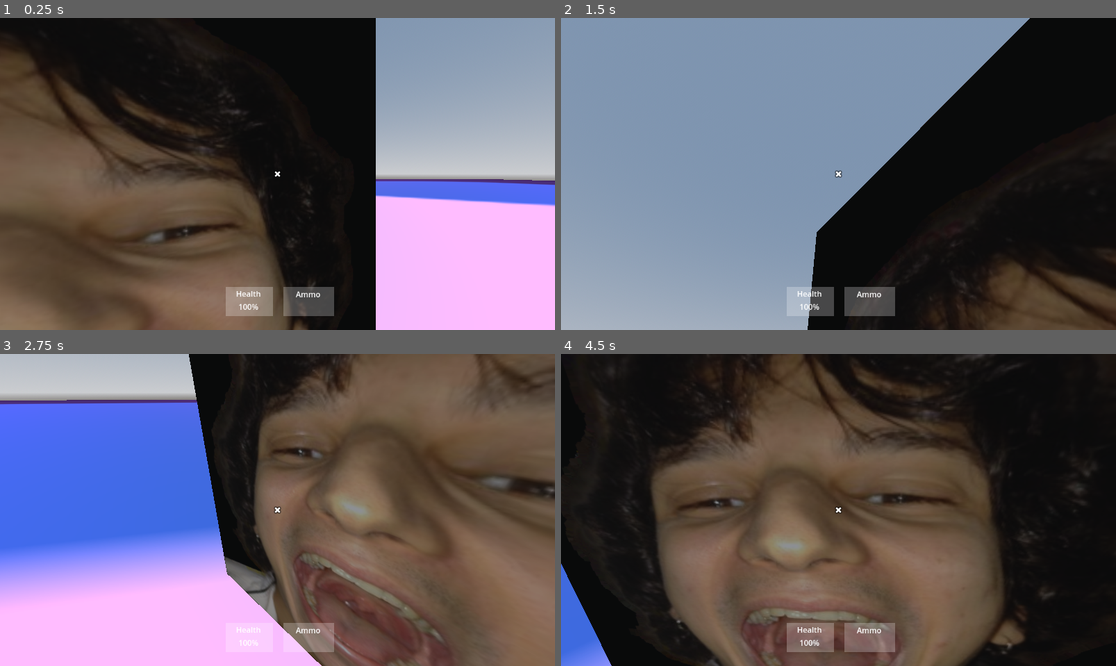
Above: before the commit, frames 1-4 (two rows, left to right).
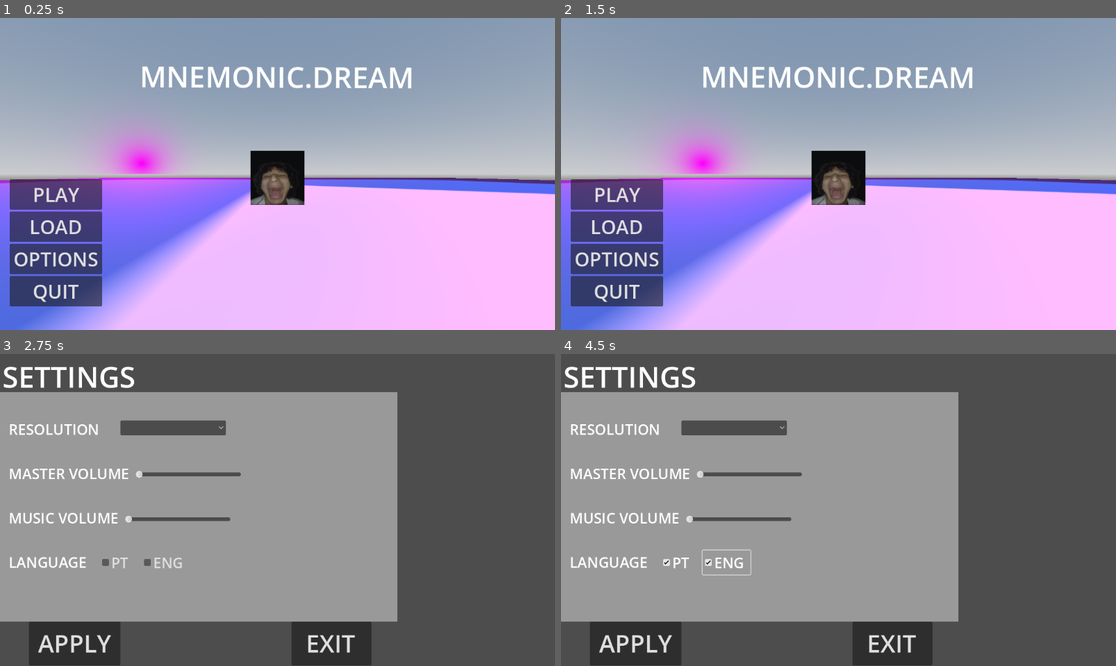
Above: after the commit, the same moments.

Repository: felipepreuss/mnemonic.dream
Game: Godot game, scene res://Scenes/main_menu.tscn
The game is run twice, just before and just after one commit, with the same random seed, the same clock (stepped at 60 frames per second) and the same inputs. Before the commit the project starts from res://Scenes/level.tscn. The engine's default icon, where the game draws it, is replaced by a stand-in: a white triangle on a blue panel in a dark square.
Inputs (mouse positions are in pixels of both pictures, inside the frame that each line leads up to):
- Up to frame 1 (0.25 s): no input
- Up to frame 2 (1.5 s): click (616, 227) at 0.5 s, where only the run after the commit has a clickable "LOAD"; click (583, 33) at 1.27 s
- Up to frame 3 (2.75 s): click (55, 594) at 2 s, where only the run after the commit has a clickable "OPTIONS"
- Up to frame 4 (4.5 s): click (733, 428) at 2.77 s; click (677, 563) at 3.5 s, where only the run after the commit has a clickable "PT"; click (727, 563) at 4.25 s, where only the run after the commit has a clickable "ENG"

The runs differ from the first frame. In frame 1, 68% of the frame differs, in the area x 0-100%, y 0-100%; in frame 2, 80%; in frame 3, 93%; in frame 4, 97%.

Commit message:
telas
todas as telas do gdd, game over, level complete, load, pause, main menu

Diff:
--- /dev/null
+++ b/Scenes/game_over.tscn
@@ -0,0 +1,52 @@
+[gd_scene load_steps=2 format=3 uid="uid://dx6d6j2hvg1t5"]
+
+[ext_resource type="Script" uid="uid://b6kbv8xcd2q23" path="res://Script/game_over.gd" id="1_ojehl"]
+
+[node name="game_over" type="Control"]
+layout_mode = 3
+anchors_preset = 15
+anchor_right = 1.0
+anchor_bottom = 1.0
+grow_horizontal = 2
+grow_vertical = 2
+script = ExtResource("1_ojehl")
+
+[node name="Label" type="Label" parent="."]
+layout_mode = 1
+anchors_preset = -1
+anchor_left = 0.253906
+anchor_right = 0.745226
+anchor_bottom = 0.21142
+offset_left = 7.5
+offset_top = 50.0
+offset_right = 15.5
+offset_bottom = 50.0
+grow_horizontal = 2
+theme_override_font_sizes/font_size = 100
+text = "GAME OVER"
+metadata/_edit_use_anchors_ = true
+
+[node name="VBoxContainer" type="VBoxContainer" parent="."]
+layout_mode = 1
+anchors_preset = -1
+anchor_left = 0.355903
+anchor_top = 0.705247
+anchor_right = 0.651042
+anchor_bottom = 1.0
+offset_bottom = -1.0
+grow_horizontal = 2
+grow_vertical = 2
+metadata/_edit_use_anchors_ = true
+
+[node name="load_button" type="Button" parent="VBoxContainer"]
+layout_mode = 2
+theme_override_font_sizes/font_size = 50
+text = "LOAD"
+
+[node name="quit_button" type="Button" parent="VBoxContainer"]
+layout_mode = 2
+theme_override_font_sizes/font_size = 50
+text = "QUIT"
+
+[connection signal="pressed" from="VBoxContainer/load_button" to="." method="_on_load_button_pressed"]
+[connection signal="pressed" from="VBoxContainer/quit_button" to="." method="_on_quit_button_pressed"]
--- a/Scenes/level.tscn
+++ b/Scenes/level.tscn
@@ -1,19 +1,20 @@
-[gd_scene load_steps=8 format=3 uid="uid://dcj0cgtntcnla"]
+[gd_scene load_steps=9 format=3 uid="uid://dcj0cgtntcnla"]
 
 [ext_resource type="Texture2D" uid="uid://nwqncmry4ug2" path="res://Assets/icon.svg" id="1_k5f4k"]
 [ext_resource type="PackedScene" uid="uid://c0q52hnxwbxdo" path="res://Scenes/player.tscn" id="2_6phgx"]
 [ext_resource type="PackedScene" uid="uid://ben12aetap0mp" path="res://Scenes/enemy.tscn" id="3_6phgx"]
+[ext_resource type="PackedScene" uid="uid://ddytulff8t04j" path="res://Scenes/pause.tscn" id="4_81xng"]
 
 [sub_resource type="ProceduralSkyMaterial" id="ProceduralSkyMaterial_u52ul"]
 sky_horizon_color = Color(0.662243, 0.671743, 0.686743, 1)
 ground_horizon_color = Color(0.662243, 0.671743, 0.686743, 1)
 
-[sub_resource type="Sky" id="Sky_vonw3"]
+[sub_resource type="Sky" id="Sky_6phgx"]
 sky_material = SubResource("ProceduralSkyMaterial_u52ul")
 
 [sub_resource type="Environment" id="Environment_oi3di"]
 background_mode = 2
-sky = SubResource("Sky_vonw3")
+sky = SubResource("Sky_6phgx")
 tonemap_mode = 2
 
 [sub_resource type="StandardMaterial3D" id="StandardMaterial3D_vonw3"]
@@ -39,3 +40,5 @@
 
 [node name="Enemy" parent="." node_paths=PackedStringArray("player") instance=ExtResource("3_6phgx")]
 player = NodePath("../player")
+
+[node name="Pause" parent="." instance=ExtResource("4_81xng")]
--- /dev/null
+++ b/Scenes/level_complete.tscn
@@ -0,0 +1,69 @@
+[gd_scene format=3 uid="uid://cdp1m1v6b855b"]
+
+[node name="level_complete" type="Control"]
+layout_mode = 3
+anchors_preset = 15
+anchor_right = 1.0
+anchor_bottom = 1.0
+grow_horizontal = 2
+grow_vertical = 2
+
+[node name="Label" type="Label" parent="."]
+layout_mode = 1
+anchors_preset = -1
+anchor_right = 1.0
+anchor_bottom = 0.316358
+grow_horizontal = 2
+theme_override_font_sizes/font_size = 70
+text = "LEVEL 1
+DONE."
+horizontal_alignment = 1
+metadata/_edit_use_anchors_ = true
+
+[node name="VBoxContainer" type="VBoxContainer" parent="."]
+layout_mode = 1
+anchors_preset = -1
+anchor_left = 0.260417
+anchor_top = 0.345679
+anchor_right = 0.520833
+anchor_bottom = 0.654321
+offset_bottom = -3.05176e-05
+grow_vertical = 2
+metadata/_edit_use_anchors_ = true
+
+[node name="score" type="Label" parent="VBoxContainer"]
+layout_mode = 2
+theme_override_font_sizes/font_size = 50
+text = "SCORE: 0000"
+
+[node name="time" type="Label" parent="VBoxContainer"]
+layout_mode = 2
+theme_override_font_sizes/font_size = 50
+text = "TIME: 00:00"
+
+[node name="kills" type="Label" parent="VBoxContainer"]
+layout_mode = 2
+theme_override_font_sizes/font_size = 50
+text = "KILLS: 0000"
+
+[node name="HBoxContainer" type="HBoxContainer" parent="."]
+layout_mode = 1
+anchors_preset = -1
+anchor_left = 0.271701
+anchor_top = 0.902778
+anchor_right = 0.890625
+anchor_bottom = 1.0
+grow_horizontal = 2
+grow_vertical = 0
+theme_override_constants/separation = 500
+metadata/_edit_use_anchors_ = true
+
+[node name="next_button" type="Button" parent="HBoxContainer"]
+layout_mode = 2
+theme_override_font_sizes/font_size = 60
+text = "NEXT"
+
+[node name="save_button" type="Button" parent="HBoxContainer"]
+layout_mode = 2
+theme_override_font_sizes/font_size = 60
+text = "SAVE"
--- /dev/null
+++ b/Scenes/load_menu.tscn
@@ -0,0 +1,70 @@
+[gd_scene load_steps=3 format=3 uid="uid://dm30l2vm5nu0u"]
+
+[ext_resource type="Script" uid="uid://cj4qkw264ojkv" path="res://Script/load_menu.gd" id="1_h2gvq"]
+[ext_resource type="Texture2D" uid="uid://bil1m6vb7odnd" path="res://Assets/back_arrow.png" id="2_ia5h8"]
+
+[node name="load_menu" type="Control"]
+layout_mode = 3
+anchors_preset = 15
+anchor_right = 1.0
+anchor_bottom = 1.0
+grow_horizontal = 2
+grow_vertical = 2
+script = ExtResource("1_h2gvq")
+
+[node name="ColorRect" type="ColorRect" parent="."]
+layout_mode = 0
+offset_left = -85.0
+offset_top = -178.0
+offset_right = 1236.0
+offset_bottom = 692.0
+
+[node name="Label" type="Label" parent="."]
+layout_mode = 1
+anchors_preset = -1
+anchor_left = 0.5
+anchor_top = 0.018
+anchor_right = 0.500434
+anchor_bottom = 0.018
+offset_left = -286.0
+offset_top = -11.664
+offset_right = 283.5
+offset_bottom = 73.336
+grow_horizontal = 2
+pivot_offset = Vector2(285, 50)
+theme_override_colors/font_color = Color(0, 0, 0, 1)
+theme_override_font_sizes/font_size = 40
+text = "Load"
+horizontal_alignment = 1
+vertical_alignment = 1
+
+[node name="VBoxContainer" type="VBoxContainer" parent="."]
+layout_mode = 1
+anchors_preset = 8
+anchor_left = 0.5
+anchor_top = 0.5
+anchor_right = 0.5
+anchor_bottom = 0.5
+offset_left = -20.0
+offset_top = -20.0
+offset_right = 20.0
+offset_bottom = 20.0
+grow_horizontal = 2
+grow_vertical = 2
+
+[node name="Label" type="Label" parent="VBoxContainer"]
+layout_mode = 2
+theme_override_colors/font_color = Color(0, 0, 0, 1)
+text = "asrgershgrshtrhrst"
+
+[node name="Label2" type="Label" parent="VBoxContainer"]
+layout_mode = 2
+
+[node name="TextureButton" type="TextureButton" parent="."]
+layout_mode = 0
+offset_left = 12.0
+offset_right = 69.0
+offset_bottom = 69.0
+texture_normal = ExtResource("2_ia5h8")
+
+[connection signal="pressed" from="TextureButton" to="." method="_on_texture_button_pressed"]
--- /dev/null
+++ b/Scenes/main_menu.tscn
@@ -0,0 +1,170 @@
+[gd_scene load_steps=13 format=3 uid="uid://dmltaik44kl74"]
+
+[ext_resource type="Script" uid="uid://bn1uapfuhbbk4" path="res://Script/main_menu.gd" id="1_28flt"]
+[ext_resource type="Texture2D" uid="uid://nwqncmry4ug2" path="res://Assets/icon.svg" id="2_48xlc"]
+[ext_resource type="Texture2D" uid="uid://cyvkpf5i46apr" path="res://Assets/fabbri2.png" id="3_1ehe0"]
+
+[sub_resource type="ProceduralSkyMaterial" id="ProceduralSkyMaterial_1ehe0"]
+sky_horizon_color = Color(0.662243, 0.671743, 0.686743, 1)
+ground_horizon_color = Color(0.662243, 0.671743, 0.686743, 1)
+
+[sub_resource type="Sky" id="Sky_vonw3"]
+sky_material = SubResource("ProceduralSkyMaterial_1ehe0")
+
+[sub_resource type="Environment" id="Environment_ce3w2"]
+background_mode = 2
+sky = SubResource("Sky_vonw3")
+tonemap_mode = 2
+
+[sub_resource type="StandardMaterial3D" id="StandardMaterial3D_n45e2"]
+albedo_texture = ExtResource("2_48xlc")
+
+[sub_resource type="StandardMaterial3D" id="StandardMaterial3D_ce3w2"]
+albedo_texture = ExtResource("3_1ehe0")
+
+[sub_resource type="QuadMesh" id="QuadMesh_n45e2"]
+size = Vector2(2, 2)
+
+[sub_resource type="Animation" id="Animation_28flt"]
+length = 0.001
+tracks/0/type = "value"
+tracks/0/imported = false
+tracks/0/enabled = true
+tracks/0/path = NodePath(".:rotation")
+tracks/0/interp = 1
+tracks/0/loop_wrap = true
+tracks/0/keys = {
+"times": PackedFloat32Array(0),
+"transitions": PackedFloat32Array(1),
+"update": 0,
+"values": [0.0]
+}
+
+[sub_resource type="Animation" id="Animation_erv1k"]
+resource_name = "ROTATE"
+length = 9.0
+tracks/0/type = "value"
+tracks/0/imported = false
+tracks/0/enabled = true
+tracks/0/path = NodePath(".:rotation")
+tracks/0/interp = 1
+tracks/0/loop_wrap = true
+tracks/0/keys = {
+"times": PackedFloat32Array(0, 3, 6, 9),
+"transitions": PackedFloat32Array(1, 1, 1, 1),
+"update": 0,
+"values": [0.0, 0.0523599, -0.0523599, 0.0]
+}
+
+[sub_resource type="AnimationLibrary" id="AnimationLibrary_48xlc"]
+_data = {
+&"RESET": SubResource("Animation_28flt"),
+&"ROTATE": SubResource("Animation_erv1k")
+}
+
+[node name="main_menu" type="Control"]
+layout_mode = 3
+anchors_preset = 15
+anchor_right = 1.0
+anchor_bottom = 1.0
+grow_horizontal = 2
+grow_vertical = 2
+script = ExtResource("1_28flt")
+
+[node name="SubViewportContainer" type="SubViewportContainer" parent="."]
+layout_mode = 1
+anchors_preset = 8
+anchor_left = 0.5
+anchor_top = 0.5
+anchor_right = 0.5
+anchor_bottom = 0.5
+offset_left = -576.0
+offset_top = -324.0
+offset_right = 576.0
+offset_bottom = 324.0
+grow_horizontal = 2
+grow_vertical = 2
+
+[node name="SubViewport" type="SubViewport" parent="SubViewportContainer"]
+handle_input_locally = false
+size = Vector2i(1152, 648)
+render_target_update_mode = 4
+
+[node name="DirectionalLight3D" type="DirectionalLight3D" parent="SubViewportContainer/SubViewport"]
+transform = Transform3D(-0.831954, 0.024202, -0.554316, 0, 0.999048, 0.0436194, 0.554844, 0.0362893, -0.831162, 0, 0, 0)
+light_color = Color(1, 0, 1, 1)
+shadow_enabled = true
+directional_shadow_max_distance = 1.0
+
+[node name="WorldEnvironment" type="WorldEnvironment" parent="SubViewportContainer/SubViewport"]
+environment = SubResource("Environment_ce3w2")
+
+[node name="CSGBox3D" type="CSGBox3D" parent="SubViewportContainer/SubViewport"]
+material_override = SubResource("StandardMaterial3D_n45e2")
+use_collision = true
+size = Vector3(100, 1, 100)
+
+[node name="Camera3D" type="Camera3D" parent="SubViewportContainer/SubViewport"]
+transform = Transform3D(1, 0, 0, 0, 1, 0, 0, 0, 1, 0.00565481, 1.6483, 7.54959)
+
+[node name="fambri_preview" type="MeshInstance3D" parent="SubViewportContainer/SubViewport"]
+transform = Transform3D(1, 0, 0, 0, 1, 0, 0, 0, 1, 0, 1.50827, 0)
+material_override = SubResource("StandardMaterial3D_ce3w2")
+mesh = SubResource("QuadMesh_n45e2")
+
+[node name="Label" type="Label" parent="."]
+layout_mode = 1
+anchors_preset = -1
+anchor_left = 0.5
+anchor_top = 0.018
+anchor_right = 0.500434
+anchor_bottom = 0.018
+offset_left = -286.0
+offset_top = 68.336
+offset_right = 283.5
+offset_bottom = 153.336
+grow_horizontal = 2
+pivot_offset = Vector2(285, 50)
+theme_override_font_sizes/font_size = 60
+text = "MNEMONIC.DREAM"
+
+[node name="AnimationPlayer" type="AnimationPlayer" parent="Label"]
+libraries = {
+&"": SubResource("AnimationLibrary_48xlc")
+}
+autoplay = "ROTATE"
+
+[node name="VBoxContainer" type="VBoxContainer" parent="."]
+layout_mode = 1
+anchors_preset = 2
+anchor_top = 1.0
+anchor_bottom = 1.0
+offset_left = 20.0
+offset_top = -313.0
+offset_right = 212.0
+grow_vertical = 0
+
+[node name="play_button" type="Button" parent="VBoxContainer"]
+layout_mode = 2
+theme_override_font_sizes/font_size = 40
+text = "PLAY"
+
+[node name="load_button" type="Button" parent="VBoxContainer"]
+layout_mode = 2
+theme_override_font_sizes/font_size = 40
+text = "LOAD"
+
+[node name="settings_button" type="Button" parent="VBoxContainer"]
+layout_mode = 2
+theme_override_font_sizes/font_size = 40
+text = "OPTIONS"
+
+[node name="quit_button" type="Button" parent="VBoxContainer"]
+layout_mode = 2
+theme_override_font_sizes/font_size = 40
+text = "QUIT"
+
+[connection signal="pressed" from="VBoxContainer/play_button" to="." method="_on_play_button_pressed"]
+[connection signal="pressed" from="VBoxContainer/load_button" to="." method="_on_load_button_pressed"]
+[connection signal="pressed" from="VBoxContainer/settings_button" to="." method="_on_settings_button_pressed"]
+[connection signal="pressed" from="VBoxContainer/quit_button" to="." method="_on_quit_button_pressed"]
--- /dev/null
+++ b/Scenes/pause.tscn
@@ -0,0 +1,53 @@
+[gd_scene load_steps=2 format=3 uid="uid://ddytulff8t04j"]
+
+[ext_resource type="Script" uid="uid://dt3m5wtv36ndv" path="res://Script/pause.gd" id="1_o80xk"]
+
+[node name="Pause" type="CanvasLayer"]
+process_mode = 3
+script = ExtResource("1_o80xk")
+
+[node name="ColorRect" type="ColorRect" parent="."]
+anchors_preset = -1
+anchor_left = 0.369792
+anchor_top = 0.191358
+anchor_right = 0.630208
+anchor_bottom = 0.808642
+grow_horizontal = 2
+grow_vertical = 2
+size_flags_horizontal = 4
+size_flags_vertical = 4
+color = Color(1, 1, 1, 0.129412)
+metadata/_edit_use_anchors_ = true
+
+[node name="VBoxContainer" type="VBoxContainer" parent="ColorRect"]
+layout_mode = 1
+anchors_preset = -1
+anchor_left = 0.433333
+anchor_top = 0.45
+anchor_right = 0.566667
+anchor_bottom = 0.55
+grow_horizontal = 2
+grow_vertical = 2
+metadata/_edit_use_anchors_ = true
+
+[node name="Resume" type="Button" parent="ColorRect/VBoxContainer"]
+layout_mode = 2
+theme_override_font_sizes/font_size = 20
+text = "Resume"
+alignment = 0
+
+[node name="Options" type="Button" parent="ColorRect/VBoxContainer"]
+layout_mode = 2
+theme_override_font_sizes/font_size = 20
+text = "Options"
+alignment = 0
+
+[node name="Quit" type="Button" parent="ColorRect/VBoxContainer"]
+layout_mode = 2
+theme_override_font_sizes/font_size = 20
+text = "Quit"
+alignment = 0
+
+[connection signal="pressed" from="ColorRect/VBoxContainer/Resume" to="." method="_on_resume_pressed"]
+[connection signal="pressed" from="ColorRect/VBoxContainer/Options" to="." method="_on_options_pressed"]
+[connection signal="pressed" from="ColorRect/VBoxContainer/Quit" to="." method="_on_quit_pressed"]
--- /dev/null
+++ b/Scenes/settings_menu.tscn
@@ -0,0 +1,162 @@
+[gd_scene load_steps=2 format=3 uid="uid://b774b8iatemmd"]
+
+[ext_resource type="Script" uid="uid://dqj2mtgbxymb1" path="res://Script/settings_menu.gd" id="1_icv2g"]
+
+[node name="settings_menu" type="Control"]
+layout_mode = 3
+anchors_preset = 15
+anchor_right = 1.0
+anchor_bottom = 1.0
+grow_horizontal = 2
+grow_vertical = 2
+script = ExtResource("1_icv2g")
+
+[node name="Label" type="Label" parent="."]
+layout_mode = 1
+offset_left = 5.0
+offset_top = 5.0
+offset_right = 281.0
+offset_bottom = 88.0
+theme_override_font_sizes/font_size = 60
+text = "SETTINGS"
+
+[node name="ColorRect" type="ColorRect" parent="."]
+layout_mode = 1
+anchors_preset = 10
+anchor_right = 1.0
+offset_top = 79.0
+offset_right = -327.0
+offset_bottom = 556.0
+grow_horizontal = 2
+color = Color(1, 1, 1, 0.427451)
+
+[node name="VBoxContainer" type="VBoxContainer" parent="ColorRect"]
+layout_mode = 1
+anchors_preset = -1
+anchor_left = 0.270833
+anchor_top = 0.0617284
+anchor_right = 1.24902
+anchor_bottom = 1.03742
+offset_left = -205.438
+offset_top = -29.6296
+offset_right = -205.438
+offset_bottom = -19.963
+grow_horizontal = 2
+grow_vertical = 2
+theme_override_constants/separation = 50
+alignment = 1
+metadata/_edit_use_anchors_ = true
+
+[node name="resolution" type="Label" parent="ColorRect/VBoxContainer"]
+layout_mode = 2
+theme_override_font_sizes/font_size = 30
+text = "RESOLUTION"
+
+[node name="OptionButton" type="OptionButton" parent="ColorRect/VBoxContainer/resolution"]
+layout_mode = 1
+anchors_preset = 5
+anchor_left = 0.5
+anchor_right = 0.5
+offset_left = -172.0
+offset_top = 3.0
+offset_right = 47.0
+offset_bottom = 34.0
+grow_horizontal = 2
+item_count = 3
+popup/item_0/text = "1152x648"
+popup/item_0/id = 0
+popup/item_1/text = "800x600"
+popup/item_1/id = 1
+popup/item_2/text = "640x480"
+popup/item_2/id = 2
+
+[node name="master_volume" type="Label" parent="ColorRect/VBoxContainer"]
+layout_mode = 2
+theme_override_font_sizes/font_size = 30
+text = "MASTER VOLUME"
+
+[node name="HSlider" type="HSlider" parent="ColorRect/VBoxContainer/master_volume"]
+layout_mode = 1
+anchors_preset = -1
+anchor_left = 0.326114
+anchor_top = 0.25
+anchor_right = 0.597945
+anchor_bottom = 0.821429
+offset_right = 3.05176e-05
+grow_horizontal = 2
+grow_vertical = 2
+step = 0.5
+metadata/_edit_use_anchors_ = true
+
+[node name="music_volume" type="Label" parent="ColorRect/VBoxContainer"]
+layout_mode = 2
+theme_override_font_sizes/font_size = 30
+text = "MUSIC VOLUME"
+
+[node name="HSlider" type="HSlider" parent="ColorRect/VBoxContainer/music_volume"]
+layout_mode = 1
+anchors_preset = -1
+anchor_left = 0.298664
+anchor_top = 0.285714
+anchor_right = 0.570495
+anchor_bottom = 0.857143
+offset_right = 3.05176e-05
+metadata/_edit_use_anchors_ = true
+
+[node name="language" type="Label" parent="ColorRect/VBoxContainer"]
+layout_mode = 2
+theme_override_font_sizes/font_size = 30
+text = "LANGUAGE
+"
+
+[node name="pt_check" type="CheckBox" parent="ColorRect/VBoxContainer/language"]
+layout_mode = 1
+anchors_preset = -1
+anchor_left = 0.233607
+anchor_top = -0.0344828
+anchor_right = 0.319672
+anchor_bottom = 0.54023
+theme_override_font_sizes/font_size = 30
+text = "PT"
+metadata/_edit_use_anchors_ = true
+
+[node name="eng_check" type="CheckBox" parent="ColorRect/VBoxContainer/language"]
+layout_mode = 1
+anchors_preset = -1
+anchor_left = 0.34153
+anchor_top = -0.0344828
+anchor_right = 0.464481
+anchor_bottom = 0.54023
+offset_left = 1.52588e-05
+offset_right = -1.52588e-05
+theme_override_font_sizes/font_size = 30
+text = "ENG"
+metadata/_edit_use_anchors_ = true
+
+[node name="apply_button" type="Button" parent="."]
+layout_mode = 1
+anchors_preset = -1
+anchor_left = 0.0520833
+anchor_top = 0.858025
+anchor_right = 0.217014
+anchor_bottom = 0.998457
+grow_vertical = 0
+theme_override_font_sizes/font_size = 50
+text = "APPLY"
+metadata/_edit_use_anchors_ = true
+
+[node name="exit_button" type="Button" parent="."]
+layout_mode = 1
+anchors_preset = -1
+anchor_left = 0.525174
+anchor_top = 0.858025
+anchor_right = 0.669271
+anchor_bottom = 0.998457
+grow_horizontal = 0
+grow_vertical = 0
+theme_override_font_sizes/font_size = 50
+text = "EXIT"
+metadata/_edit_use_anchors_ = true
+
+[connection signal="pressed" from="apply_button" to="." method="_on_apply_button_pressed"]
+[connection signal="pressed" from="exit_button" to="." method="_on_exit_button_pressed"]
--- /dev/null
+++ b/Script/game_over.gd
@@ -0,0 +1,9 @@
+extends Control
+
+
+func _on_load_button_pressed() -> void:
+	get_tree().change_scene_to_file("res://Scenes/load_menu.tscn")
+
+
+func _on_quit_button_pressed() -> void:
+	get_tree().change_scene_to_file("res://Scenes/main_menu.tscn")
--- /dev/null
+++ b/Script/load_menu.gd
@@ -0,0 +1,9 @@
+extends Control
+
+func _physics_process(delta: float) -> void:
+	if Input.is_action_just_pressed("Esc"):
+		get_tree().change_scene_to_file("res://Scenes/main_menu.tscn")
+
+
+func _on_texture_button_pressed() -> void:
+	get_tree().change_scene_to_file("res://Scenes/main_menu.tscn")
--- /dev/null
+++ b/Script/main_menu.gd
@@ -0,0 +1,16 @@
+extends Control
+
+func _on_play_button_pressed() -> void:
+	get_tree().change_scene_to_file("res://Scenes/level.tscn")
+
+
+func _on_load_button_pressed() -> void:
+	get_tree().change_scene_to_file("res://Scenes/load_menu.tscn")
+
+
+func _on_settings_button_pressed() -> void:
+	get_tree().change_scene_to_file("res://Scenes/settings_menu.tscn")
+
+
+func _on_quit_button_pressed() -> void:
+	get_tree().quit()
--- /dev/null
+++ b/Script/pause.gd
@@ -0,0 +1,26 @@
+extends CanvasLayer
+
+func _ready():
+	visible = false
+func _process(_delta):
+	if Input.is_action_just_pressed("Esc") && !visible:
+		visible = true
+		get_tree().paused = true
+
+	elif Input.is_action_just_pressed("Esc") && visible:
+		visible = false
+		get_tree().paused = false
+	if visible:
+		Input.set_mouse_mode(Input.MOUSE_MODE_VISIBLE)
+	else:
+		Input.set_mouse_mode(Input.MOUSE_MODE_CAPTURED)
+func _on_resume_pressed():
+	get_tree().paused = false
+	visible = false
+
+func _on_options_pressed():
+	pass
+
+func _on_quit_pressed():
+	get_tree().paused = false
+	get_tree().change_scene_to_file("res://Scenes/main_menu.tscn")
--- /dev/null
+++ b/Script/settings_menu.gd
@@ -0,0 +1,9 @@
+extends Control
+
+
+func _on_apply_button_pressed() -> void:
+	pass
+
+
+func _on_exit_button_pressed() -> void:
+	get_tree().change_scene_to_file("res://Scenes/main_menu.tscn")
--- a/project.godot
+++ b/project.godot
@@ -11,7 +11,7 @@
 [application]
 
 config/name="mnemonic.dream"
-run/main_scene="uid://dcj0cgtntcnla"
+run/main_scene="uid://dmltaik44kl74"
 config/features=PackedStringArray("4.4", "GL Compatibility")
 config/icon="res://Assets/icon.svg"
 
@@ -56,6 +56,11 @@
 "events": [Object(InputEventKey,"resource_local_to_scene":false,"resource_name":"","device":-1,"window_id":0,"alt_press …(192 unchanged characters)…
 ]
 }
+Esc={
+"deadzone": 0.2,
+"events": [Object(InputEventKey,"resource_local_to_scene":false,"resource_name":"","device":0,"window_id":0,"alt_pressed":false,"shift_pressed":false,"ctrl_pressed":false,"meta_pressed":false,"pressed":false,"keycode":0,"physical_keycode":4194305,"key_label":0,"unicode":0,"location":0,"echo":false,"script":null)
+]
+}
 
 [rendering]
 
Binary file added: Assets/back_arrow.png
Not shown, added: Assets/back_arrow.png.import
Not shown, added: Script/game_over.gd.uid
Not shown, added: Script/load_menu.gd.uid
Not shown, added: Script/main_menu.gd.uid
Not shown, added: Script/pause.gd.uid
Not shown, added: Script/settings_menu.gd.uid
